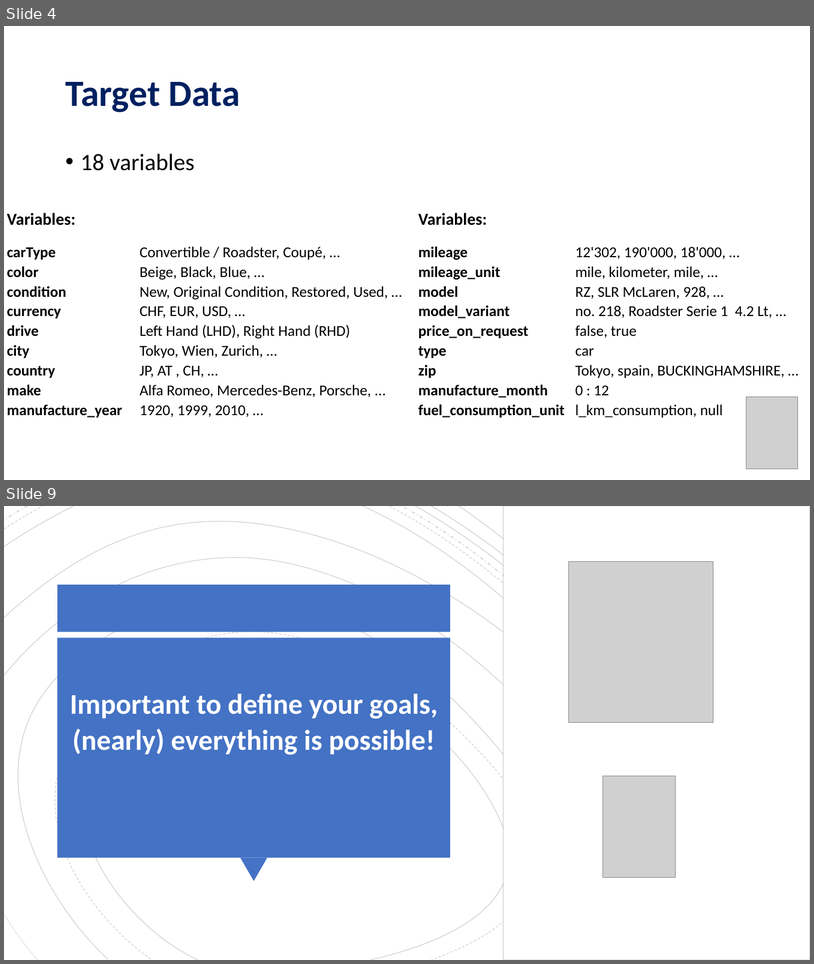
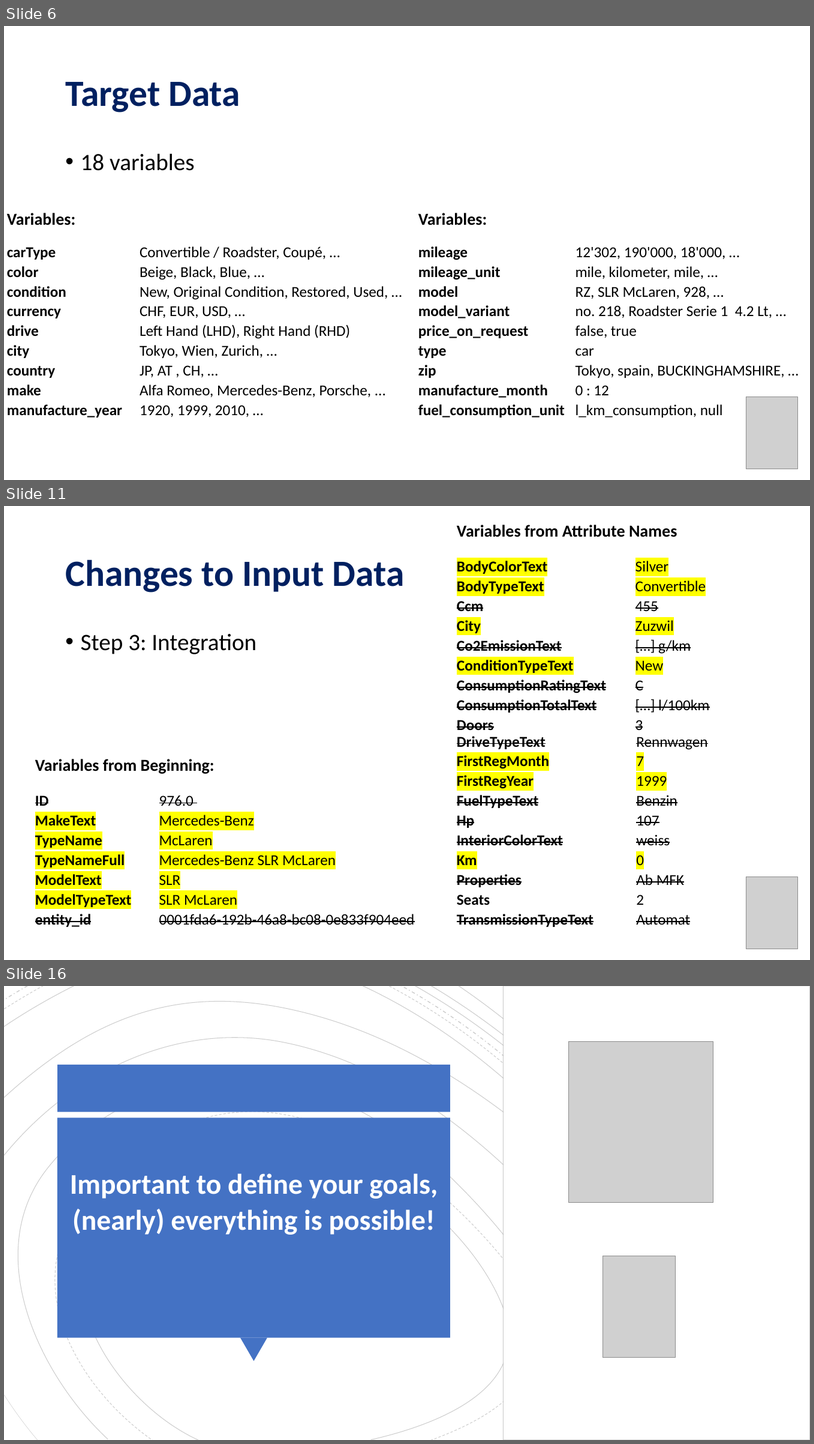
Before and after one commit to MauroSchlaepfer/Onedot, a slide deck: Onedot_Presentation.pptx. Shown one above the other, each under a label of ours: slides 4 and 9 before the commit, slides 6, 11 and 16 after it; the slides between them are not shown. The pictures are 814x964 and 814x1444 pixels, drawn with LibreOffice and Linux fonts; fonts in the diff are those of the drawing; grey boxes stand for pictures. Boxes give left, top, right and bottom in pixels: in the first picture for what was removed or moved away, otherwise in the second. Text is boxed around its words. In the diff, an @@ line names an element or a change of style, - is before the commit and + after.

```diff
--- a/Onedot_Presentation.pptx
+++ b/Onedot_Presentation.pptx
@@ slide 11 added at bbox=[4, 506, 810, 960], background #FFFFFF @@
@@ table added at bbox=[443, 508, 810, 745], 13 rows, 5 columns @@
+ |  |  |  | 
+ | Variables from Attribute Names |  |  | 
+ |  |  |  | 
+ | BodyColorText |  | Silver | 
+ | BodyTypeText |  | Convertible | 
+ | Ccm |  | 455 | 
+ | City |  | Zuzwil | 
+ | Co2EmissionText |  | […] g/km | 
+ | ConditionTypeText |  | New | 
+ | ConsumptionRatingText |  | C | 
+ | ConsumptionTotalText |  | […] l/100km | 
+ | Doors |  | 3 | 
+ |  |  |  | 
@@ title added at bbox=[65, 559, 405, 592], 44 pt, text #002060, bold @@
+Changes to Input Data
@@ text added at bbox=[81, 634, 257, 654], 28 pt, text #000000 @@
+• Step 3: Integration
@@ table added at bbox=[441, 732, 795, 940], 11 rows, 3 columns @@
+ | DriveTypeText | Rennwagen
+ | FirstRegMonth | 7
+ | FirstRegYear | 1999
+ | FuelTypeText | Benzin
+ | Hp | 107
+ | InteriorColorText | weiss
+ | Km | 0
+ | Properties | Ab MFK
+ | Seats | 2
+ | TransmissionTypeText | Automat
+ |  | 
@@ table added at bbox=[16, 741, 448, 940], 11 rows, 3 columns @@
+ |  | 
+ | Variables from Beginning: | 
+ |  | 
+ | ID | 976.0
+ | MakeText | Mercedes-Benz
+ | TypeName | McLaren
+ | TypeNameFull | Mercedes-Benz SLR McLaren
+ | ModelText | SLR
+ | ModelTypeText | SLR McLaren
+ | entity_id | 0001fda6-192b-46a8-bc08-0e833f904eed
+ |  | 
@@ picture added at bbox=[747, 877, 799, 949] @@
@@ what was slide 4 is now slide 6 @@
@@ what was slide 9 is now slide 16 @@
```
Also in this commit, not shown: 4 slides changed, 7 other slides added, 1 slide removed.
